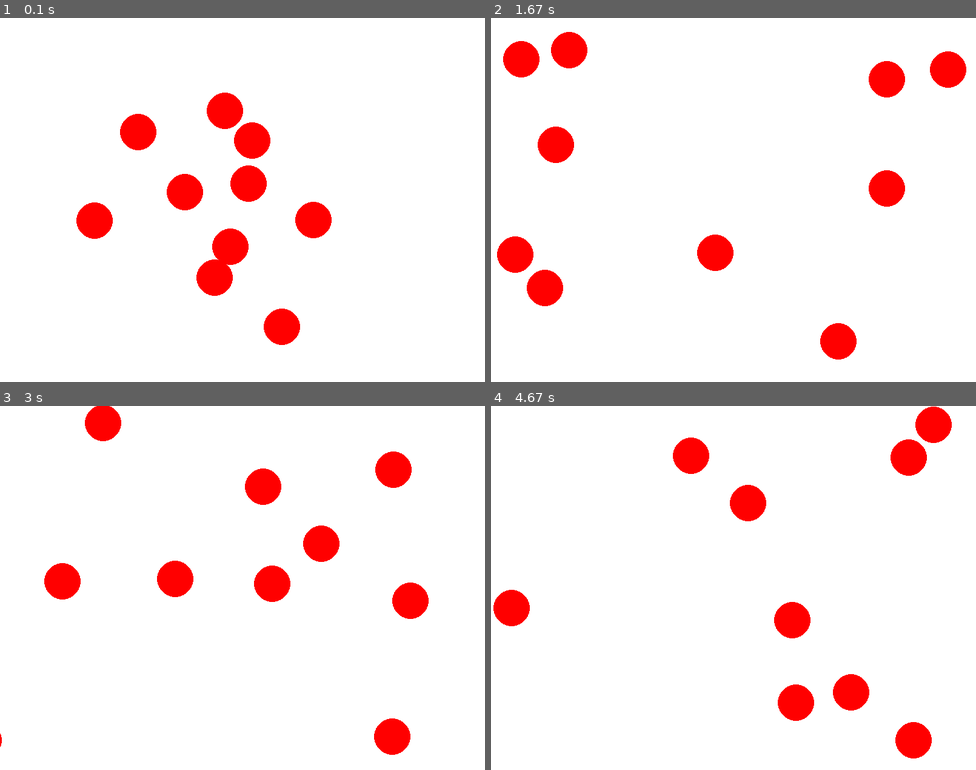
Above: before the commit, frames 1-4 (two rows, left to right).
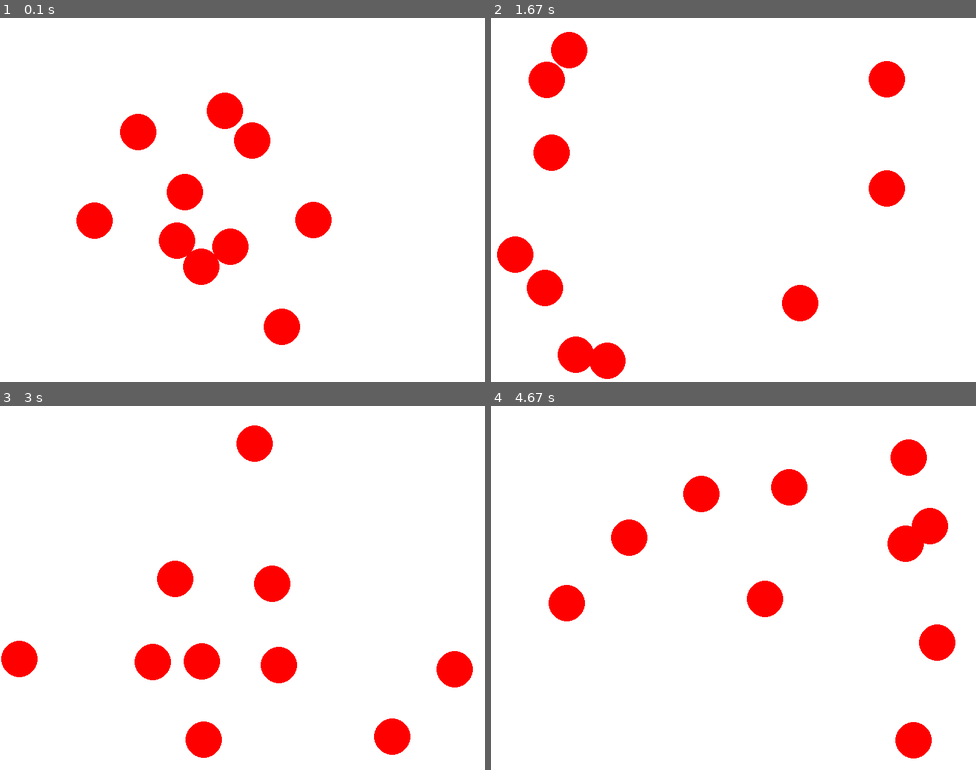
Above: after the commit, the same moments.

Repository: JedizR/Python-3-2025
Game: pygame game, started from multiple_flying_circle.py
The game is run twice, just before and just after one commit, with the same random seed, the same clock (stepped at 60 frames per second) and the same inputs.
Inputs:
- Up to frame 1 (0.1 s): no input
- Up to frame 2 (1.67 s): no input
- Up to frame 3 (3 s): no input
- Up to frame 4 (4.67 s): no input

The runs differ from the first frame. In frame 1, 1.8% of the frame differs, in the area x 32-55%, y 40-77%; in frame 2, 4.9%; in frame 3, 7.6%; in frame 4, 8.7%, in the area x 0-96%, y 0-87%.

Commit message:
multiple ball without collision handling

Diff:
--- a/multiple_flying_circle.py
+++ b/multiple_flying_circle.py
@@ -36,12 +36,6 @@
             return "y_hit"
         return False
 
-    def collide(self, other_circle):
-        distance = ((self.x - other_circle.x)**2 + (self.y - other_circle.y)**2)**0.5
-        if distance < self.radius + other_circle.radius:
-            return True
-        return False
-
 if __name__ == "__main__":
     running = True
     clock = pygame.time.Clock()
@@ -63,16 +57,6 @@
                 break
 
         for element in circle_list:
-            for other_element in circle_list:
-                if element!= other_element and element.collide(other_element):
-                    while element.collide(other_element):
-                        element.x -= element.speed_x/abs(element.speed_x)
-                        element.y -= element.speed_y/abs(element.speed_y)
-                    element.speed_x *= -1
-                    element.speed_y *= -1
-                    # other_element.speed_x *= -1
-                    # other_element.speed_y *= -1
-        for element in circle_list:
             element.update()
         screen.fill((255,255,255))
         for element in circle_list:
